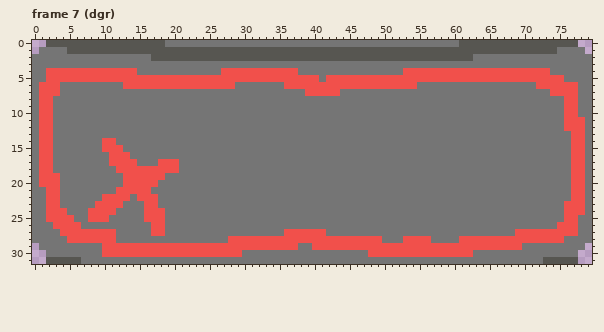
A pixel-art file gets an edit: lockdeck/assets/depths/depth template.aseprite. The first picture shows the starting point.
80x32 pixels, 33 frames. Shown: frame 7 (dgr). The commit also changed other frames, which this record leaves out.
And afterwards:
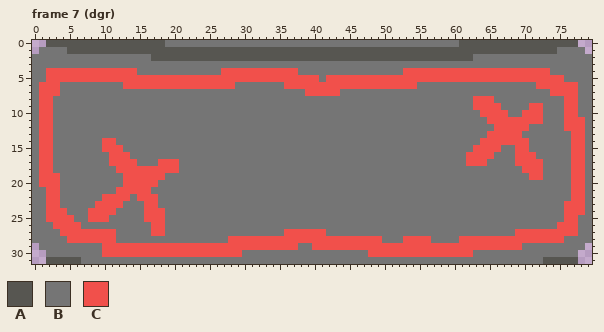
Palette (. is transparent): A #575651  B #757575  C #f1504b
Edits made:
Frame 7 (dgr), layer "inline":
Colour B gives way to colour C in row 8 at x 63 to 65; in row 9 at x 63 to 66 and 71 to 72; in row 10 at x 64 to 67 and 70 to 72; in row 11 at x 65 to 72; in row 12 at x 66 to 70; in row 13 at x 65 to 69.
Colour B gives way to colour C in row 14 at x 64 to 70; in row 15 at x 63 to 66 and 69 to 70; in row 16 at x 62 to 65 and 69 to 71; in row 17 at x 62 to 64 and 69 to 72; in row 18 at x 70 to 72; in row 19 at x 71 to 72.
Where, in picture pixels (left, top, right, bottom), the same in both pictures:
changed: (466, 96, 543, 180)
